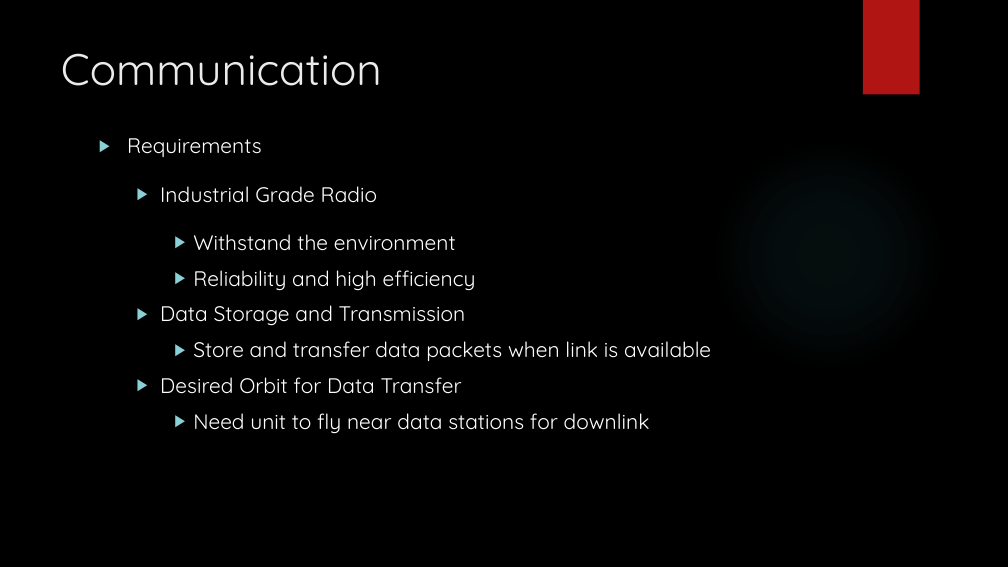
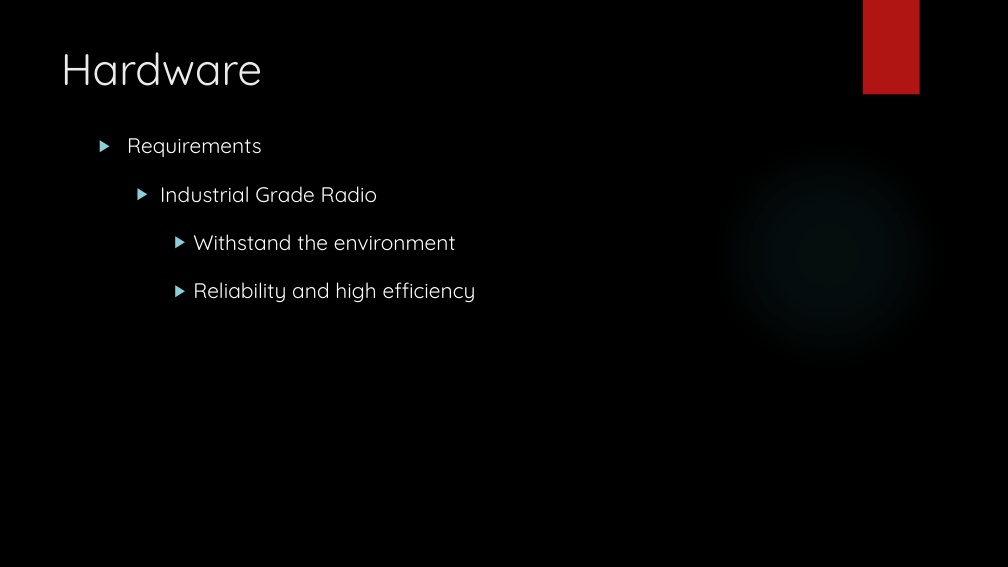
Before and after one commit to HASP-UMN/CubeSat, a slide deck: slide 18 of Presentations/PDR_Presentation.pptx (slide 16 before the commit). Drawn at 1008x567 pixels with LibreOffice and Linux fonts; fonts in the diff are those of the drawing; background and template pictures are left out. Boxes give left, top, right and bottom in pixels: in the first picture for what was removed or moved away, otherwise in the second. Text is boxed around its words. In the diff, an @@ line names an element or a change of style, - is before the commit and + after.

```diff
--- a/Presentations/PDR_Presentation.pptx
+++ b/Presentations/PDR_Presentation.pptx
@@ title at [61, 52, 262, 86]: text changed @@
-Communication
+Hardware
@@ text at [193, 282, 476, 303]: line spacing 1 to 1.5 @@
@@ text at [160, 305, 711, 434]: paragraphs removed @@
-  ▶ Data Storage and Transmission
-    ▶ Store and transfer data packets when link is available
-  ▶ Desired Orbit for Data Transfer
-    ▶ Need unit to fly near data stations for downlink
```
Also in this commit, not shown: 3 other slides changed, 2 slides added, 2 slides removed, 1 other file.
